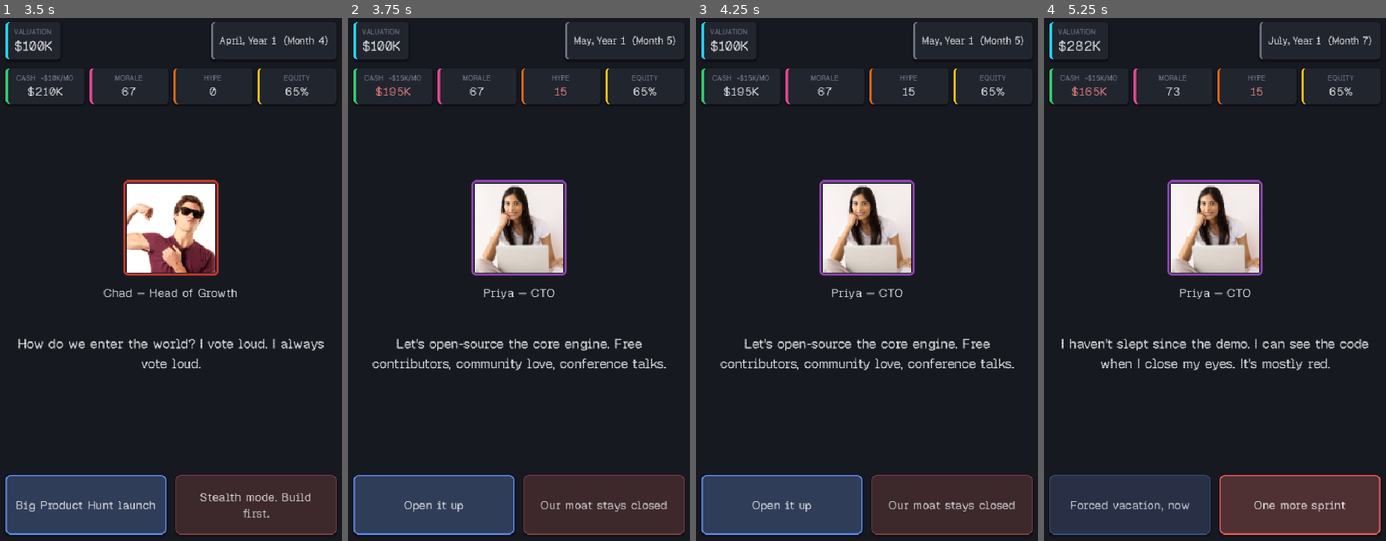
Above: before the commit, frames 1-4 (left to right).
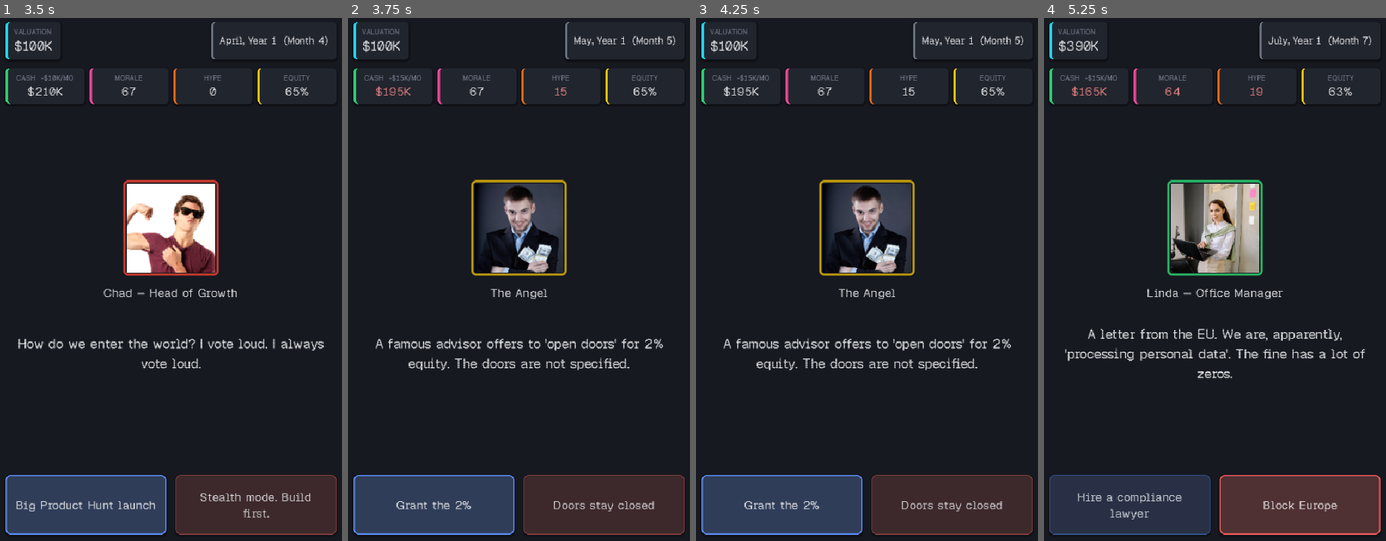
Above: after the commit, the same moments.

Repository: Lucastirbat/startup-roguelite
Game: Godot game, scene res://scenes/Title.tscn
The game is run twice, just before and just after one commit, with the same random seed, the same clock (stepped at 60 frames per second) and the same inputs.
Inputs:
- Up to frame 1 (3.5 s): click "Start Game" at 0.5 s; click "Co-found with Priya: 65/35" at 1.25 s; click "Empty the savings account" at 2 s; click "The garage. Free. Cold." at 2.75 s
- Up to frame 2 (3.75 s): click "Big Product Hunt launch" at 3.5 s
- Up to frame 3 (4.25 s): no input
- Up to frame 4 (5.25 s): click "Open it up" (after the commit: "Grant the 2%") at 4.25 s; click "Skip it" (after the commit: "Our moat stays closed") at 5 s

Frame 1 is identical in both runs. In frame 2, 7.3% of the frame differs, in the area x 6-94%, y 30-95%; in frame 3, 7.3%; in frame 4, 8.6%, in the area x 5-95%, y 4-96%.

Commit message:
Add 20 AI-themed cards across all stages
Early: .ai domain squatter, vibe coder (with debt follow-up), mom
vs ChatGPT, support bot (with binding-promise follow-up). Mid: agent
loop bill, open-weights drop, wrapper accusation, deepfake CEO,
training data licensing, rigged benchmark (with bust follow-up),
AGI doomer engineer. Late: 10K GPU cluster, AI-first layoffs,
foundation model training, IPO safety council, superintelligence
question, Claude enterprise bill (solo path).

Three new flag chains and five post-mortem story lines.

Co-Authored-By: Claude Fable 5 <noreply@anthropic.com>

Diff:
--- a/data/cards.json
+++ b/data/cards.json
@@ -1509,6 +1509,206 @@
     "once": true
   },
   {
+    "id": "dotai_domain",
+    "character": "chad",
+    "text": "Investors keep asking why we're a .com. Chad found the .ai domain. It's owned by a squatter in Anguilla with strong opinions.",
+    "left": { "label": "Pay the squatter", "effects": { "cash": -15, "hype": 6 } },
+    "right": { "label": ".com has dignity", "effects": { "morale": 3, "hype": -2 } },
+    "requires": { "min_month": 2 },
+    "weight": 8,
+    "once": true
+  },
+  {
+    "id": "vibe_coding",
+    "character": "priya",
+    "text": "The new hire 'vibe codes'. Ships features in hours. Cannot explain a single line. His commit messages are just the shrug emoji.",
+    "left": { "label": "Let him cook", "effects": { "morale": 4, "hype": 3 }, "sets_flag": "vibe_coder" },
+    "right": { "label": "Mandatory code review", "effects": { "morale": -3 } },
+    "requires": { "min_month": 4 },
+    "weight": 9,
+    "once": true
+  },
+  {
+    "id": "vibe_debt",
+    "character": "priya",
+    "text": "The vibe-coded checkout flow charges some users twice and sends others a poem. Nobody knows why. The AI that wrote it says it's 'a great question'.",
+    "left": { "label": "Human rewrite, line by line", "effects": { "cash": -40, "morale": -4 } },
+    "right": { "label": "Refund and patch around it", "effects": { "cash": -25, "hype": -4 } },
+    "requires": { "flag": "vibe_coder" },
+    "weight": 14,
+    "once": true
+  },
+  {
+    "id": "mom_chatgpt",
+    "character": "mom",
+    "text": "Mom uses ChatGPT now. She asked it about your company. It said 'promising but unprofitable'. She printed it out. She brought the printout.",
+    "left": { "label": "Explain hallucinations at dinner", "effects": { "morale": 4 } },
+    "right": { "label": "'The AI is right, Mom'", "effects": { "morale": -3, "hype": 2 } },
+    "requires": { "min_month": 3 },
+    "weight": 8,
+    "once": true
+  },
+  {
+    "id": "ai_support_bot",
+    "character": "linda",
+    "text": "Support tickets doubled. We can hire two humans, or deploy a bot that answers instantly, warmly, and occasionally in Portuguese.",
+    "left": { "label": "Deploy the bot", "effects": { "cash": 30, "hype": -3 }, "sets_flag": "support_bot" },
+    "right": { "label": "Hire the humans", "effects": { "cash": -30, "morale": 5 } },
+    "requires": { "min_month": 5 },
+    "weight": 9,
+    "once": true
+  },
+  {
+    "id": "support_bot_promise",
+    "character": "linda",
+    "text": "The support bot promised a customer free service for life. In writing. A lawyer says chatbot promises are binding now. There's precedent. An airline.",
+    "left": { "label": "Honor it, tweet the story", "effects": { "cash": -15, "hype": 8 } },
+    "right": { "label": "Fight our own chatbot in court", "effects": { "cash": -30, "hype": -8 } },
+    "requires": { "flag": "support_bot" },
+    "weight": 13,
+    "once": true
+  },
+  {
+    "id": "agent_loop_bill",
+    "character": "priya",
+    "text": "An agent got stuck in a loop overnight. It spent $40K apologizing to itself, accepting its own apology, and apologizing for that.",
+    "left": { "label": "Eat the bill, add spend caps", "effects": { "cash": -40, "morale": 2 } },
+    "right": { "label": "Beg the provider for credits", "effects": { "cash": -10, "hype": -3 } },
+    "requires": { "min_month": 6 },
+    "weight": 8,
+    "once": true
+  },
+  {
+    "id": "open_weights_drop",
+    "character": "priya",
+    "text": "A lab just open-sourced a model that does 90% of our core feature. For free. On a laptop. The blog post has confetti.",
+    "left": { "label": "Adopt it, slash our costs", "effects": { "cash": -20, "hype": 4 }, "sets_flag": "lean_infra" },
+    "right": { "label": "Our fine-tune is the moat", "effects": { "morale": 3, "hype": -4 } },
+    "requires": { "min_month": 8 },
+    "weight": 8,
+    "once": true
+  },
+  {
+    "id": "wrapper_accusation",
+    "character": "chad",
+    "text": "Top comment on our launch post: 'this is just a GPT wrapper'. It has 2K upvotes and a diagram. The diagram is accurate.",
+    "left": { "label": "Publish the architecture blog", "effects": { "hype": 8, "morale": 3 } },
+    "right": { "label": "'Everything is a wrapper'", "effects": { "hype": 4, "morale": -2 } },
+    "requires": { "min_month": 6, "min_hype": 25 },
+    "weight": 8,
+    "once": true
+  },
+  {
+    "id": "deepfake_ceo",
+    "character": "linda",
+    "text": "There's a deepfake of you endorsing a memecoin. It's very convincing. It has better posture than you.",
+    "left": { "label": "Lawyers and takedowns", "effects": { "cash": -30, "hype": -3 } },
+    "right": { "label": "Duet it. Own the meme.", "effects": { "hype": 9, "morale": -3 } },
+    "requires": { "min_month": 8, "min_hype": 30 },
+    "weight": 8,
+    "once": true
+  },
+  {
+    "id": "training_data_deal",
+    "character": "doug",
+    "text": "An AI lab wants to license your user data for training. Seven figures. The contract calls your users 'the corpus'.",
+    "left": { "label": "Sell the corpus", "effects": { "cash": 100, "hype": -6, "morale": -5 }, "sets_flag": "sold_data" },
+    "right": { "label": "Users aren't a dataset", "effects": { "morale": 6 } },
+    "requires": { "min_month": 8 },
+    "weight": 8,
+    "once": true
+  },
+  {
+    "id": "benchmark_gaming",
+    "character": "chad",
+    "text": "Chad built a benchmark where we beat every competitor. He also built the benchmark. Both facts are in the press release, in very different font sizes.",
+    "left": { "label": "Publish it", "effects": { "hype": 10, "morale": -4 }, "sets_flag": "rigged_benchmark" },
+    "right": { "label": "Benchmarks earn themselves", "effects": { "morale": 4 } },
+    "requires": { "min_month": 7 },
+    "weight": 8,
+    "once": true
+  },
+  {
+    "id": "benchmark_busted",
+    "character": "priya",
+    "text": "A researcher reran Chad's benchmark. The thread has charts, a spreadsheet, and the phrase 'left as an exercise for the marketing team'.",
+    "left": { "label": "Retract and apologize", "effects": { "hype": -8, "morale": 4 } },
+    "right": { "label": "'Our methodology differs'", "effects": { "hype": -14, "morale": -4 } },
+    "requires": { "flag": "rigged_benchmark" },
+    "weight": 13,
+    "once": true
+  },
+  {
+    "id": "agi_doomer",
+    "character": "priya",
+    "text": "A senior engineer won't ship the new model integration. He says it 'looked at him funny' during eval. He's either burned out or right.",
+    "left": { "label": "Paid leave and a real eval process", "effects": { "cash": -20, "morale": 5 } },
+    "right": { "label": "Reassign him to frontend", "effects": { "morale": -5, "hype": 2 } },
+    "requires": { "min_month": 9 },
+    "weight": 7,
+    "once": true
+  },
+  {
+    "id": "gpu_cluster",
+    "character": "priya",
+    "text": "Priya wants 10,000 GPUs. 'Nobody takes you seriously under 10,000.' The invoice has a number you've only seen in funding announcements.",
+    "left": { "label": "Buy the cluster", "effects": { "cash": -500, "hype": 10, "morale": 5 } },
+    "right": { "label": "Spot instances and humility", "effects": { "cash": -100, "morale": -4 } },
+    "requires": { "flag": "funded_c" },
+    "weight": 9,
+    "once": true
+  },
+  {
+    "id": "ai_first_layoffs",
+    "character": "linda",
+    "text": "The board loves the phrase 'AI-first company'. In practice it means the support team becomes a system prompt.",
+    "left": { "label": "Announce AI-first, cut deep", "effects": { "cash": 300, "morale": -14, "hype": 8 }, "sets_flag": "ai_first" },
+    "right": { "label": "Automate quietly, keep people", "effects": { "cash": 100, "morale": -3 } },
+    "requires": { "flag": "funded_c" },
+    "weight": 9,
+    "once": true
+  },
+  {
+    "id": "foundation_model",
+    "character": "priya",
+    "text": "Priya wants to train our own foundation model. Six months, $80M, and a name that's already a Greek letter. 'Renting intelligence forever is the expensive option.'",
+    "left": { "label": "Train the model", "effects": { "cash": -800, "hype": 15, "morale": 6 } },
+    "right": { "label": "Keep renting intelligence", "effects": { "morale": -3 } },
+    "requires": { "flag": "funded_d" },
+    "weight": 9,
+    "once": true
+  },
+  {
+    "id": "ai_safety_council",
+    "character": "doug",
+    "text": "The board wants an AI Safety Advisory Council before the IPO. Doug suggests 'someone with a beard who's been on panels'.",
+    "left": { "label": "A real one, with veto power", "effects": { "cash": -100, "morale": 6 } },
+    "right": { "label": "The beard will do", "effects": { "hype": 4, "morale": -3 } },
+    "requires": { "flag": "funded_d" },
+    "weight": 9,
+    "once": true
+  },
+  {
+    "id": "superintelligence_question",
+    "character": "angel",
+    "text": "An investor asks, in full seriousness, whether the product 'could become superintelligent'. It sends emails. Slightly faster than before.",
+    "left": { "label": "'...We can't rule it out'", "effects": { "hype": 12, "morale": -5 } },
+    "right": { "label": "'It sends emails, Gary'", "effects": { "morale": 5, "hype": -4 } },
+    "requires": { "min_valuation": 400000 },
+    "weight": 8,
+    "once": true
+  },
+  {
+    "id": "claude_payroll",
+    "character": "claude",
+    "text": "Claude's usage bill now exceeds a senior engineer's salary. In fairness, it did the work of nine engineers, two lawyers, and one very patient therapist.",
+    "left": { "label": "Sign the enterprise contract", "effects": { "cash": -100, "morale": 5 } },
+    "right": { "label": "Audit every token", "effects": { "cash": -30, "morale": -3 } },
+    "requires": { "flags": ["solo", "funded_c"] },
+    "weight": 9,
+    "once": true
+  },
+  {
     "id": "ipo_decacorn",
     "character": "doug",
     "text": "The bankers are back and the price talk starts with a B. Ten of them. Doug is crying. He says it's allergies. It is not allergies.",
--- a/scripts/GameOver.gd
+++ b/scripts/GameOver.gd
@@ -33,6 +33,11 @@
 	"ipo_track": "You filed the S-1. Everyone learned your salary.",
 	"held_out": "You turned down a $4B IPO to go bigger. Nerves of something.",
 	"going_public": "You turned down $2.5B in cash because bells exist.",
+	"vibe_coder": "You let the vibe coder cook. The checkout flow wrote poems.",
+	"support_bot": "You replaced support with a bot. It made promises.",
+	"sold_data": "You sold your users to an AI lab as 'the corpus'.",
+	"rigged_benchmark": "You published Chad's benchmark. Chad wrote Chad's benchmark.",
+	"ai_first": "You went 'AI-first'. The support team became a system prompt.",
 	"option_pooled": "You did not read the option pool paragraph.",
 	"board_tension": "You told the board you were the adult.",
 	"pivoted": "You pivoted to the screenshot thing.",
